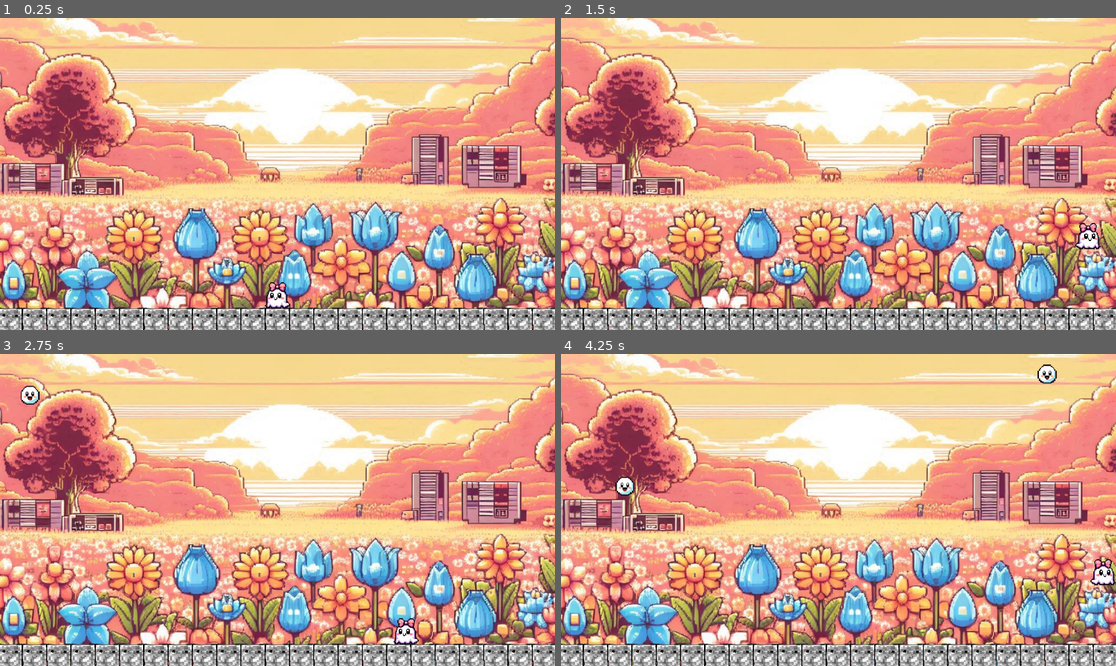
Above: before the commit, frames 1-4 (two rows, left to right).
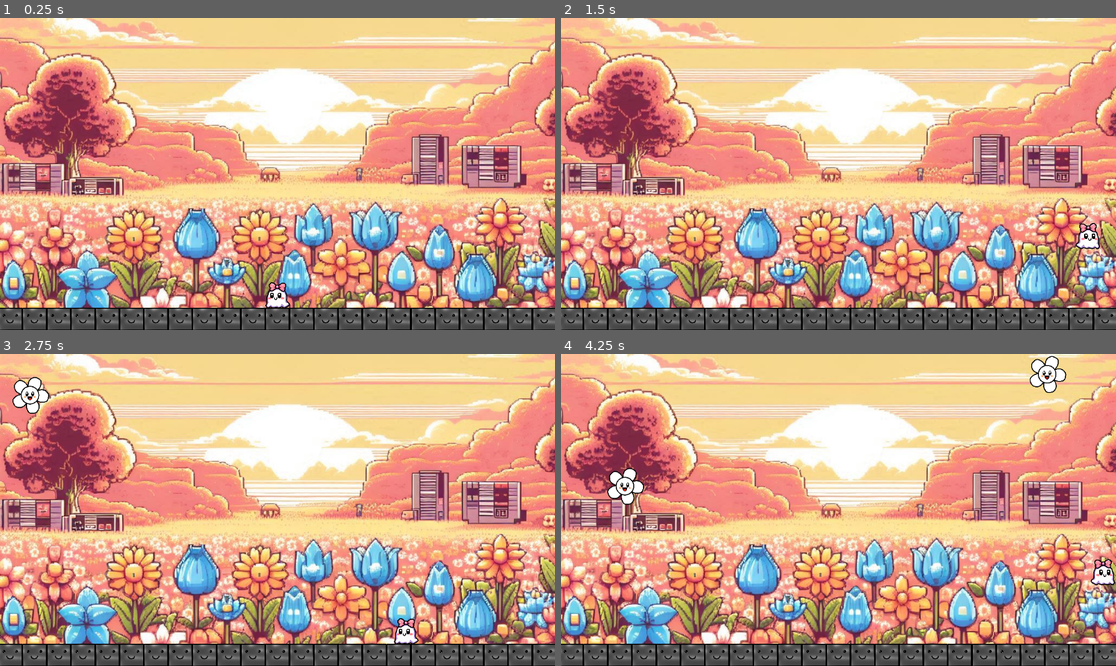
Above: after the commit, the same moments.

Repository: ZCaliber/Ghostly_Flowers
Game: Godot game, scene res://node_2d.tscn
The game is run twice, just before and just after one commit, with the same random seed, the same clock (stepped at 60 frames per second) and the same inputs.
Inputs:
- Up to frame 1 (0.25 s): no input
- Up to frame 2 (1.5 s): tap Enter at 0.5 s; hold Right (ui_right) from 0.53 s (still down); tap Up (ui_up) at 0.77 s
- Up to frame 3 (2.75 s): tap Up (ui_up) at 1.52 s; release Right (ui_right) at 2.03 s; hold Left (ui_left) from 2.03 s (still down)
- Up to frame 4 (4.25 s): release Left (ui_left) at 2.78 s; hold Right (ui_right) from 2.78 s (still down); tap Up (ui_up) at 3.02, 3.77 s

The runs differ from the first frame. In frame 1, 6.5% of the frame differs, in the area x 0-100%, y 84-100%; in frame 2, 6.5%; in frame 3, 6.9%; in frame 4, 7.3%, in the area x 0-100%, y 0-100%.

Commit message:
Petal pop done, updated sprites

Diff:
--- a/Main.gd
+++ b/Main.gd
@@ -46,7 +46,7 @@
 		score_label.text = "[tornado radius=40.0 freq=5.0 connected=1][rainbow freq=1.0 sat=0.8 val=0.8][font_size=300]" + str(combo_counter) + "[/font_size][/rainbow][/tornado]"
 	else: score_label.text = "[rainbow freq=1.0 sat=0.8 val=0.8][font_size=200]" + str(combo_counter) + "[/font_size][/rainbow]" # Display combo score
 	 # Set a minimum size to ensure visibility
-	score_label.set_size(Vector2(500, 500)) # Set a minimum size to ensure visibility
+	score_label.set_size(Vector2(2000, 2000)) # Set a minimum size to ensure visibility
 
 	# score_label.create_tween()
 	# print(score_label.get_children())
--- /dev/null
+++ b/nd_petal.gd
@@ -0,0 +1,32 @@
+extends Node2D
+
+var number_of_petals = 5 # Number of petals
+var petal_distance = 120 # Distance from the collectable center
+var petal_angle = 360.0 / number_of_petals # Angle between each petal
+var petal_texture: Texture = preload("res://NoDirectionPetal.png") # Preload the petal texture (replace with the correct path to your texture)
+
+
+func _ready():
+	# Spawn the petals dynamically
+	spawn_petals(global_position)  # Pass the current global position of the instance
+
+func spawn_petals(center_position: Vector2):
+	for i in range(number_of_petals):
+		# Create a new Sprite2D for each petal
+		var petal_sprite = Sprite2D.new()
+		petal_sprite.texture = petal_texture
+		petal_sprite.z_index = -1  # Ensure the petals are drawn below the collectable
+		# Calculate the angle in radians for the current petal
+		var angle_in_radians = deg_to_rad(i * petal_angle)
+
+		# Set the position relative to the center of the initial petal
+		petal_sprite.position = Vector2(petal_distance * cos(angle_in_radians), petal_distance * sin(angle_in_radians))
+
+		# Rotate the petal to face outward, minus 4.86 is perfect sprite alignment
+		petal_sprite.rotation = angle_in_radians - 4.86
+
+		# Add the petal to this Node2D (the current instance, i.e., the root petal)
+		add_child(petal_sprite)
+
+		# Debug print for petal positions
+		# print("Petal", i, "position:", petal_sprite.position)
--- /dev/null
+++ b/nd_petal.tscn
@@ -0,0 +1,8 @@
+[gd_scene load_steps=2 format=3 uid="uid://dxxrktvh4c2cu"]
+
+[ext_resource type="Script" path="res://nd_petal.gd" id="1_xnc8a"]
+
+[node name="NDPetal" type="Node2D"]
+script = ExtResource("1_xnc8a")
+
+[node name="alignment" type="Marker2D" parent="."]
--- a/t_1_collectable.gd
+++ b/t_1_collectable.gd
@@ -1,34 +1,70 @@
 extends Node2D
 
-@warning_ignore("unused_signal")
 signal collected(position: Vector2)
-@warning_ignore("unused_signal")
 signal missed
 
 var is_active = false
 var screen_top = -3000 # Activation threshold
 var has_despawned = false
 var edge_push = 90 # Buffer for Collectable collision on edge
+var grace_count = 0 # Number of times grace period is applied
+var max_grace = 2 # Maximum number of grace periods allowed
+var directionals = 0 # 0 = none, 1 = L/R, 2 = U/D, 3 = Diagonals
+
+# Preload the petal scene
+var no_direction: PackedScene = preload("res://nd_petal.tscn")
+
+# Function to spawn petals when collectable becomes active
+func activate_petals():
+	if directionals == 0:  # No Directions petals
+		var petal_instance = no_direction.instantiate() as Node2D
+		if petal_instance:
+			# petal_instance.spawn_petals($truecenter.global_position) # Position petals at the true center # Position debug
+			add_child(petal_instance)
+		else:
+			print("Failed to instantiate petal scene")
 
 func _ready():
 	# Connect signals for GhostBallCollision
 	$GhostBallCollision.connect("body_entered", Callable(self, "_on_Area_2D_body_entered"))
 	if not $GhostBallCollision.is_connected("area_entered", Callable(self, "_on_floor_margin_area_entered")):
 		$GhostBallCollision.connect("area_entered", Callable(self, "_on_floor_margin_area_entered"))
+
+	# Create a timer for activation delay
+	if not has_node("activation_delay_timer"):
+		var timer = Timer.new()
+		timer.name = "activation_delay_timer"
+		timer.one_shot = true
+		timer.wait_time = 1.5 # Delay before activation
+		timer.connect("timeout", Callable(self, "_on_activation_timeout"))
+		add_child(timer)
+
 func _process(delta: float):
-	# Activate the collectable when it's above a certain position
-	if position.y > screen_top and !is_active:
+	var timer = get_node("activation_delay_timer")
+	var overlapping_bodies = $GhostBallCollision.get_overlapping_bodies()
+
+	# Activate the collectable when it's above a certain position, no active timer, and collectable isn't active
+	if is_active:
+		$GhostBall.texture = load("res://GhostBall.png")
+
+	if position.y > screen_top and !is_active and timer.is_stopped():
 		is_active = true
-		$GhostBall.texture = load("res://GhostBall.png")
+		activate_petals()
+
+	for body in overlapping_bodies:
+		if body.name == "Ghost" and directionals == 0 and is_active:
+			emit_signal("collected", $center.global_position)
+			queue_free()
+			return
+		else:
+			return
 
 var fall_speed = randi_range(400, 800)
 var side_speed = Vector2(randf_range(-1000, 1000), 0) # Random horizontal speed
 
 func _physics_process(delta):
-	# Get the active camera and its zoom level
 	var camera = get_viewport().get_camera_2d()
 
-	# Ensure a camera is available
 	if camera != null:
 		var viewport_size = get_viewport_rect().size / camera.zoom
 		var camera_position = camera.global_position
@@ -39,29 +75,40 @@
 
 		# Bounce off left and right screen edges
 		if position.x <= left_edge + edge_push or position.x >= right_edge - edge_push:
-			side_speed.x = -side_speed.x # Reverse horizontal movement
-		# Check if the collectable has fallen off the bottom of the viewport
+			side_speed.x = -side_speed.x
+
 		if position.y > bottom_edge:
-			queue_free()  # Remove the collectable when it goes off-screen
+			queue_free()
 
-	# Vertical movement (falling)
 	position.y += fall_speed * delta
 	position += side_speed * delta
 
 func _on_Area_2D_body_entered(body):
-	# Check if the object is the player (Ghost)
-	if body.name == "Ghost" and is_active:
-		emit_signal("collected", $center.global_position) # Emit signal with collectable position
+	if body.name == "Ghost" and !is_active and directionals > 0:
+		_on_activation_delay()
+	elif body.name == "Ghost" and is_active:
+		emit_signal("collected", $center.global_position)
 		queue_free()
-		# print(global_position)
-	# Ignore collisions with other collectables
+
 	elif body.is_in_group("Collectable"):
 		pass
 
 func _on_floor_margin_area_entered(area: Area2D):
-	# Ensure the area is in the "Floor" group (or whatever group your Floor Margin belongs to)
 	if area.is_in_group("Floor") and !has_despawned and is_active:
 		has_despawned = true
 		emit_signal("missed")
 		queue_free()
-		#print("Hit floor")
+
+func _on_activation_delay():
+	if grace_count < max_grace and directionals > 0:
+		$activation_delay_timer.start()
+		grace_count += 1
+	else:
+		is_active = true
+
+func _on_activation_timeout():
+	var overlapping_bodies = $GhostBallCollision.get_overlapping_bodies()
+	for body in overlapping_bodies:
+		if body.name == "Ghost":
+			_on_activation_delay()
+			return
--- a/t_1_collectable.tscn
+++ b/t_1_collectable.tscn
@@ -19,4 +19,6 @@
 shape = SubResource("CircleShape2D_sboa2")
 
 [node name="center" type="Marker2D" parent="."]
-position = Vector2(-84, -110)
+position = Vector2(-75, -110)
+
+[node name="truecenter" type="Marker2D" parent="."]
Binary file changed: GhostBall.png
Binary file changed: GhostBall2.png
Binary file changed: GhostBlock1.png
Binary file changed: GhostIndicator.png
Binary file changed: GhostIndicatorBlink.png
Binary file changed: Ghosty2.png
Binary file added: NoDirectionPetal.png
